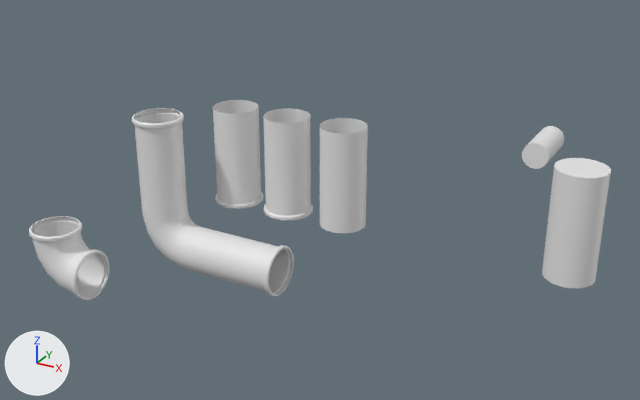
The FBX model Assets/ModularTileKit/ModularPipeKit_James/ElbowPiece.fbx as it was, and as the next commit left it.
Rendered twice from a 50 mm lens placed at (0.234, -0.33, 0.219), pointed at (0.074, -0.039, 0.073). The axes (+X, +Y, +Z) are drawn at lower left. The lights are the same throughout. The picture after the commit comes second. Where no turn or scale is listed for an object, it has been applied to the vertices.

Names of what the first picture shows: 'ElbowPiece_Mod', 'LShapePipe_Mod', 'MainPipeSectionA_Mod', 'MainPipeSectionB_Mod', 'MainPipeSectionC_Mod', 'pCylinder2', 'pCylinder4'.
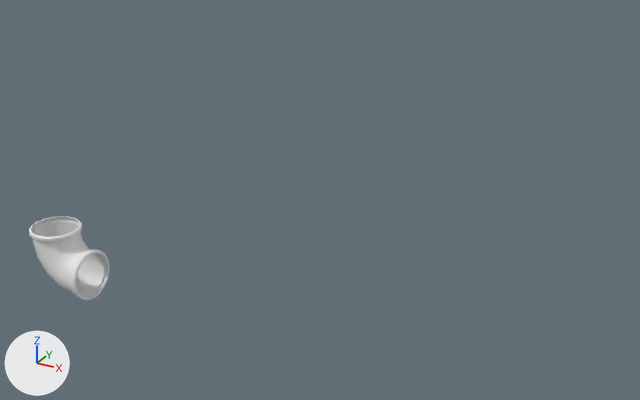
What the commit changed:
Object 'MainPipeSectionA_Mod' (ob_mainpipesectiona_mod) is deleted.
Object 'pCylinder4' (ob_pcylinder4) is deleted.
Object 'MainPipeSectionB_Mod' (ob_mainpipesectionb_mod) is deleted.
Object 'LShapePipe_Mod' (ob_lshapepipe_mod) is deleted.
Object 'pCylinder2' (ob_pcylinder2) is deleted.
Object 'MainPipeSectionC_Mod' (ob_mainpipesectionc_mod) is deleted.

Changed parts and their boxes (x1, y1, x2, y2) in the pictures (640 x 400 px):
'LShapePipe_Mod', deleted
    before: (132, 108, 294, 296)
'pCylinder4', deleted
    before: (542, 158, 611, 288)
'MainPipeSectionB_Mod', deleted
    before: (320, 118, 368, 233)
'MainPipeSectionC_Mod', deleted
    before: (263, 108, 313, 221)
'MainPipeSectionA_Mod', deleted
    before: (213, 100, 263, 209)
'pCylinder2', deleted
    before: (522, 126, 564, 169)
